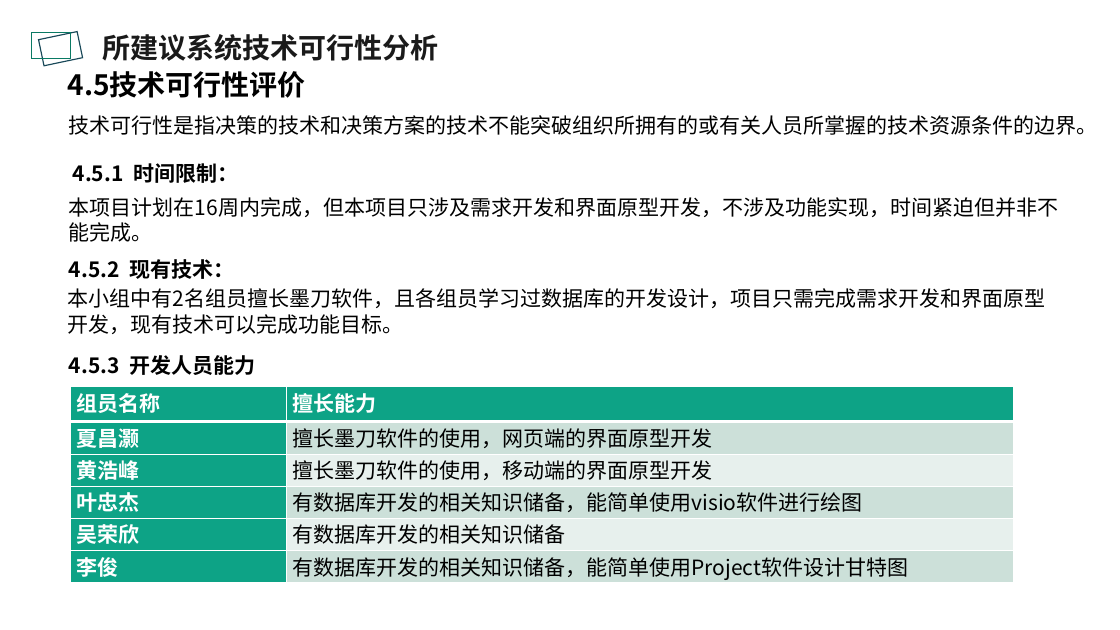
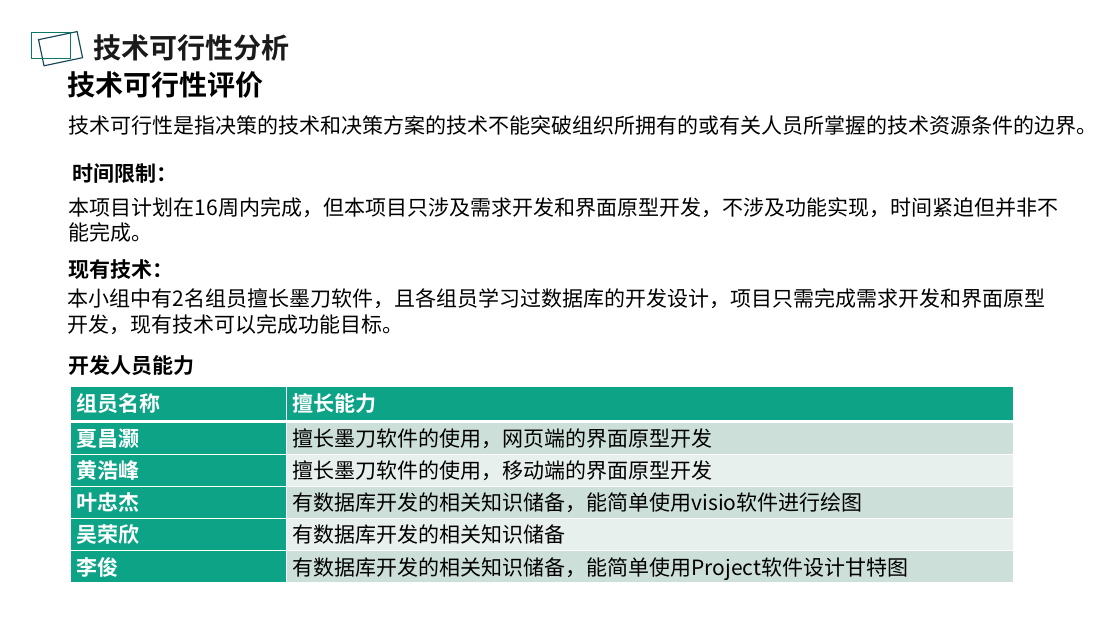
Before and after one commit to PRD2018-G10/TeachingAssistWebsiteProject, a slide deck: slide 14 of 受控文档/2.需求工程项目计划/PRD2018-G10-需求工程项目计划评审.pptx (slide 10 before the commit). Drawn at 1120x630 pixels with LibreOffice and Linux fonts; fonts in the diff are those of the drawing; background and template pictures are left out. Boxes give left, top, right and bottom in pixels: in the first picture for what was removed or moved away, otherwise in the second. Text is boxed around its words. In the diff, an @@ line names an element or a change of style, - is before the commit and + after.

```diff
--- a/受控文档/2.需求工程项目计划/PRD2018-G10-需求工程项目计划评审.pptx
+++ b/受控文档/2.需求工程项目计划/PRD2018-G10-需求工程项目计划评审.pptx
@@ text at [93, 34, 289, 61]: text changed @@
-所建议系统技术可行性分析
+技术可行性分析
@@ text at [68, 71, 264, 98]: text changed @@
-4.5技术可行性评价
+技术可行性评价
@@ text at [73, 163, 178, 183]: text changed @@
-4.5.1 时间限制：
+时间限制：
@@ text at [69, 259, 174, 279]: text changed @@
-4.5.2 现有技术：
+现有技术：
@@ text at [69, 355, 195, 375]: text changed @@
-4.5.3 开发人员能力
+开发人员能力
```
Also in this commit, not shown: 4 other slides changed, 5 slides added, 3 other files.
